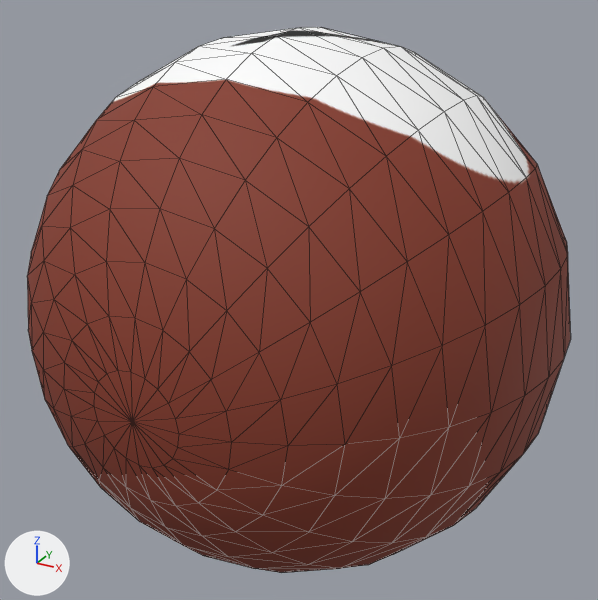
Before and after pictures for a commit that changed the FBX model Assets/no7.fbx.
One viewpoint serves both versions: a 50 mm camera at (0.01408, -0.02565, 0.01281) aimed at (-0.00002, -0.00001, 0.0). The axes (+X, +Y, +Z) are drawn at lower left. The lights are the same throughout. Mesh edges are drawn as thin lines.
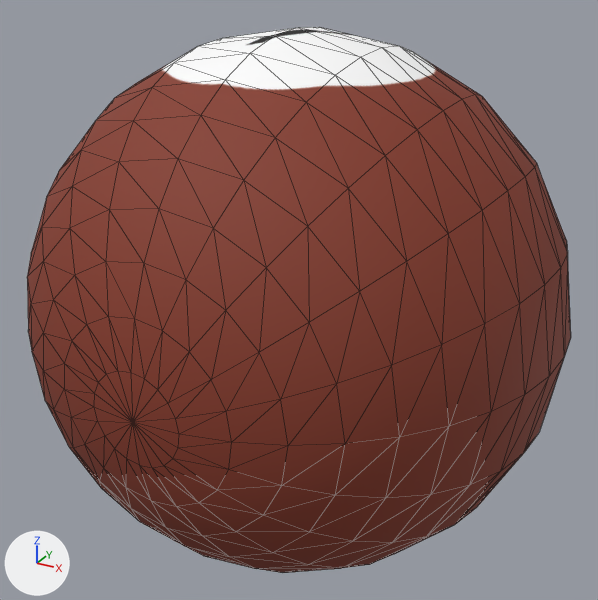
Pixel boxes [x1, y1, x2, y2] of what changed, in the pictures (598 x 600 px):
'pSphere1', surface changed, turned (white to red)
    both: [27, 27, 571, 573]

The change in detail:
me_mesh has 382 vertices, 760 faces and spans x -1.0..1.0, y -1.0..1.0, z -1.0..1.0.
me_mesh is used by ob_psphere1; location (0.0, 0.0, 0.0); rotation (1.571, 0.0, 0.0), in degrees (90, 0, 0); scale (0.01, 0.01, 0.01).
me_mesh part 1: texture (UV) coordinates of 760 of 760 faces, centred in x -0.98..0.98, y -0.98..0.98, z -0.99..0.99, changed; they spanned u 0.0..1.0, v 0.0..1.0 and now span u 0.02..0.98, v 0.02..0.98.
Object 'pSphere1' (ob_psphere1) turns from (90, 0, 0) to (90, -0.3, 0) degrees about x, y and z.
